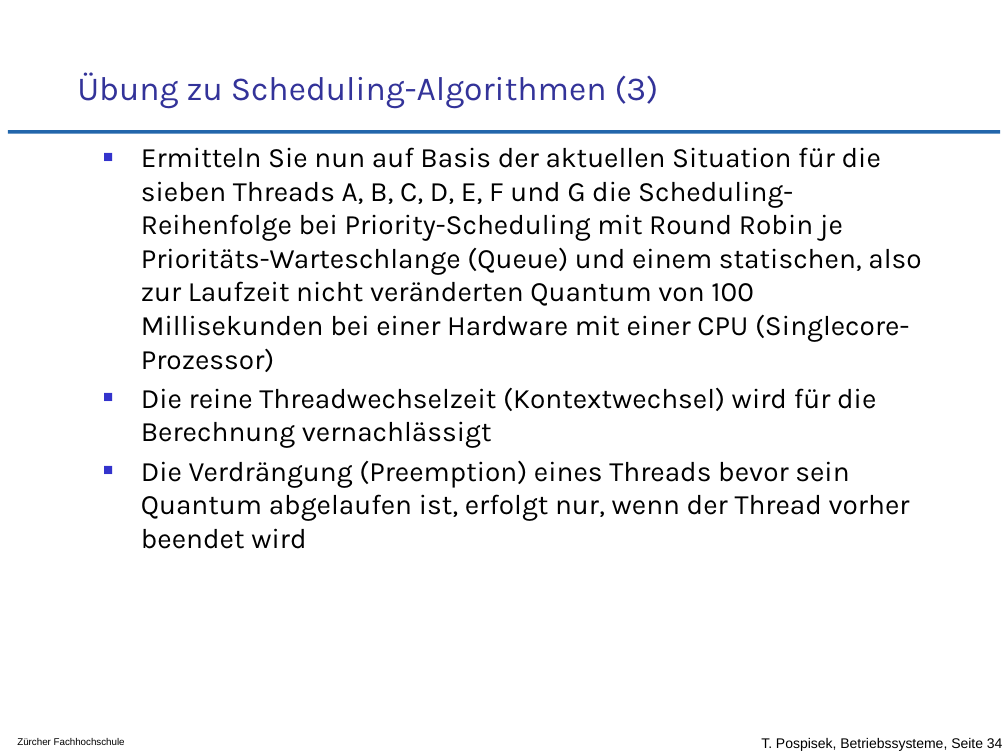
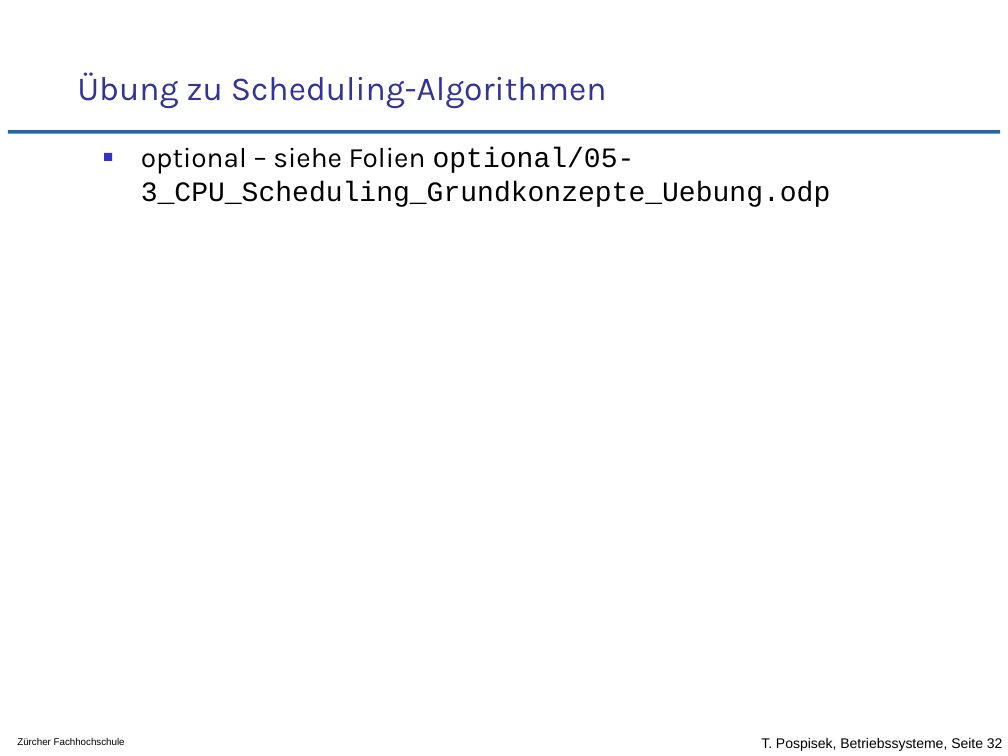
Before and after one commit to tpo/betriebssysteme, a slide deck: slide 32 of 05-3_CPU_Scheduling_Grundkonzepte.odp (slide 34 before the commit). Drawn at 1008x756 pixels with LibreOffice and Linux fonts; fonts in the diff are those of the drawing; background and template pictures are left out. Boxes give left, top, right and bottom in pixels: in the first picture for what was removed or moved away, otherwise in the second. Text is boxed around its words. In the diff, an @@ line names an element or a change of style, - is before the commit and + after.

Commit message:
Scheduling Uebungen nach optional verschoben

```diff
--- a/05-3_CPU_Scheduling_Grundkonzepte.odp
+++ b/05-3_CPU_Scheduling_Grundkonzepte.odp
@@ title at box(77, 72, 607, 109): text changed @@
-Übung zu Scheduling-Algorithmen (3)
+Übung zu Scheduling-Algorithmen
@@ text at box(141, 147, 830, 207): text changed; font Karla to Courier New @@
-■ Ermitteln Sie nun auf Basis der aktuellen Situation für die sieben Threads A, B, C, D, E, F und G die Scheduling-Reihenfolge bei Priority-Scheduling mit Round Robin je Prioritäts-Warteschlange (Queue) und einem statischen, also zur Laufzeit nicht veränderten Quantum von 100 Millisekunden bei einer Hardware mit einer CPU (Singlecore-Prozessor)
-■ Die reine Threadwechselzeit (Kontextwechsel) wird für die Berechnung vernachlässigt
-■ Die Verdrängung (Preemption) eines Threads bevor sein Quantum abgelaufen ist, erfolgt nur, wenn der Thread vorher beendet wird
+■ optional – siehe Folien optional/05-3_CPU_Scheduling_Grundkonzepte_Uebung.odp
@@ text at box(761, 738, 1003, 751): text changed @@
-T. Pospisek, Betriebssysteme, Seite 34
+T. Pospisek, Betriebssysteme, Seite 32
```
Also in this commit, not shown: 1 other slide changed, 5 slides removed, 1 other file.
